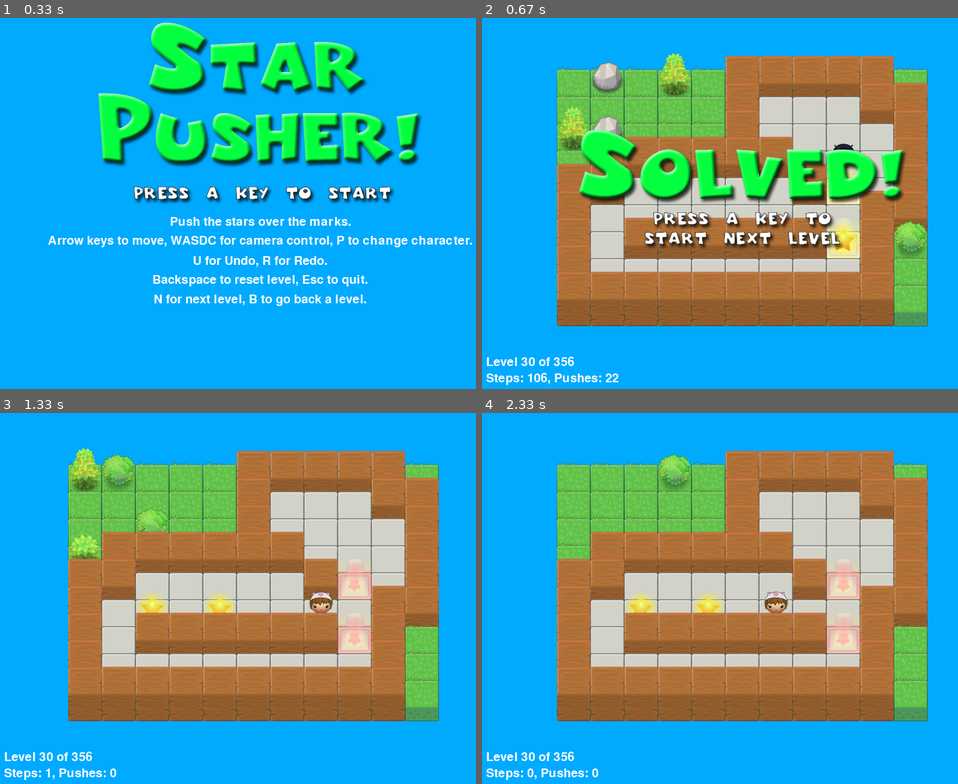
Above: before the commit, frames 1-4 (two rows, left to right).
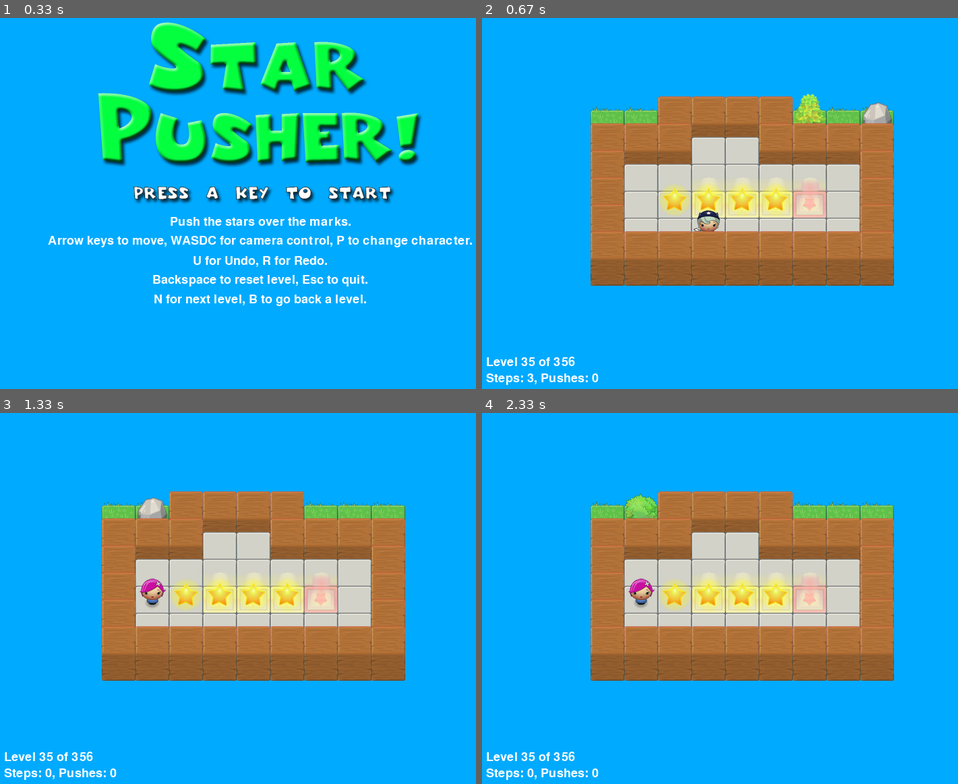
Above: after the commit, the same moments.

Repository: rm369/makinggames
Game: pygame game, started from starpusher.py
Same seed, same stepped clock (60 frames per second), same inputs: the game is played once before the commit and once after it.
Inputs (mouse positions are in pixels of both pictures, inside the frame that each line leads up to):
- Up to frame 1 (0.33 s): no input
- Up to frame 2 (0.67 s): click (743, 188) at 0.38 s
- Up to frame 3 (1.33 s): hold Backspace 0.67-1.13 s; hold Right 0.67-1.13 s; move the mouse to (128, 587) at 0.7 s; hold P from 1.17 s (still down); hold Right from 1.17 s (still down); hold D from 1.17 s (still down); move the mouse to (95, 524) at 1.2 s
- Up to frame 4 (2.33 s): release P at 1.63 s; release Right at 1.63 s; release D at 1.63 s; tap N at 1.67 s; hold Right from 2 s (still down); hold D from 2 s (still down); move the mouse to (938, 728) at 2.03 s; tap B at 2.15 s

Frame 1 is identical in both runs. In frame 2, 51% of the frame differs, in the area x 9-94%, y 9-99%; in frame 3, 48%; in frame 4, 47%.

Commit message:
- save all level states - state save file format changed to pickle

Diff:
--- a/starpusher.py
+++ b/starpusher.py
@@ -1,11 +1,12 @@
 # Star Pusher (a Sokoban clone), by Al Sweigart al@inventwithpython.com
 # (Pygame) A puzzle game where you push the stars over their goals.
 import heapq
+import pickle
 import random, sys, copy, os, pygame
 from pygame.locals import *
 import json
 
-GAMESTATEFILE = 'starPusherState.json'
+GAMESTATEFILE = 'starPusherState'
 FPS = 30  # frames per second to update the screen
 WINWIDTH = 800  # width of the program's window, in pixels
 WINHEIGHT = 600  # height in pixels
@@ -97,50 +98,64 @@
     # Read in the levels from the text file. See the readLevelsFile() for
     # details on the format of this file and how to make your own levels.
     levels = readLevelsFile('starPusherLevels.txt')
+    gameStates = {}
 
     # load game state
     try:
-        with open(GAMESTATEFILE) as f:
-            gameStateObj = json.load(f)
-        # fix tuples not supported by json
-        gameStateObj['player'] = tuple(gameStateObj['player'])
-        gameStateObj['stars'] = [tuple(xy) for xy in gameStateObj['stars']]
+        with open(f"{GAMESTATEFILE}.pickle", 'rb') as f:
+            gameStates = pickle.load(f)
     except:
-        # currentImage is the index of the player's current player image.
-        gameStateObj = initGameState(levels, 0, currentImage=1)
+        try:
+            with open(f"{GAMESTATEFILE}.json") as f:
+                gameStateObj = json.load(f)
+            # fix tuples not supported by json
+            gameStateObj['player'] = tuple(gameStateObj['player'])
+            gameStateObj['stars'] = [tuple(xy) for xy in gameStateObj['stars']]
+            gameStates['levelNum'] = gameStateObj.pop('levelNum')
+            gameStates['currentImage'] = gameStateObj.pop('currentImage')
+        except:
+            # currentImage is the index of the player's current player image.
+            gameStateObj = initGameState(levels, 0)
+            gameStates['levelNum'] = 0
+            gameStates['currentImage'] = 1
+        gameStates[gameStates['levelNum']] = gameStateObj
 
     # The main game loop. This loop runs a single level, when the user
     # finishes that level, the next/previous level is loaded.
     while True:  # main game loop
         # Run the level to actually start playing the game:
-        result = runLevel(levels, gameStateObj)
+        result = runLevel(levels, gameStates)
 
         if result in ('solved', 'next'):
             # Go to the next level.
             # If there are no more levels, go back to the first one.
-            gameStateObj['levelNum'] = (gameStateObj['levelNum'] + 1) % len(levels)
+            gameStates['levelNum'] = (gameStates['levelNum'] + 1) % len(levels)
         elif result == 'back':
             # Go to the previous level.
-            gameStateObj['levelNum'] = (gameStateObj['levelNum'] - 1) % len(levels)
+            gameStates['levelNum'] = (gameStates['levelNum'] - 1) % len(levels)
             # If there are no previous levels, go to the last one.
         elif result == 'reset':
-            pass  # Do nothing. Loop re-calls runLevel() to reset the level
+            gameStates[gameStates['levelNum']] = initGameState(levels, gameStates['levelNum'])
         elif result == 'quit':
             # save game state
-            json.dump(gameStateObj,
-                      open(GAMESTATEFILE, "w"),
+            json.dump(gameStates,
+                      open(f"{GAMESTATEFILE}_new.json", "w"),
                       indent=2)
+            with open(f"{GAMESTATEFILE}.pickle", 'wb') as f:
+                pickle.dump(gameStates, f, pickle.HIGHEST_PROTOCOL)
             terminate()
 
-        gameStateObj = initGameState(levels, gameStateObj['levelNum'],
-                                     gameStateObj['currentImage'])
-
-
-def runLevel(levels, gameStateObj):
-    levelObj = levels[gameStateObj['levelNum']]
+        if not gameStates['levelNum'] in gameStates:  # game state for this level already exists: use existing
+            gameStates[gameStates['levelNum']] = initGameState(levels, gameStates['levelNum'])
+
+
+def runLevel(levels, gameStates):
+    levelNum = gameStates['levelNum']
+    gameStateObj = gameStates[levelNum]
+    levelObj = levels[levelNum]
     mapObj = decorateMap(levelObj['mapObj'], levelObj['startState']['player'])
     mapNeedsRedraw = True  # set to True to call drawMap()
-    levelSurf = BASICFONT.render('Level %s of %s' % (gameStateObj['levelNum'] + 1, len(levels)), 1, TEXTCOLOR)
+    levelSurf = BASICFONT.render('Level %s of %s' % (levelNum + 1, len(levels)), 1, TEXTCOLOR)
     levelRect = levelSurf.get_rect()
     mapWidth, mapHeight = getMapSize(mapObj)
     MAX_CAM_Y_PAN = abs(HALF_WINHEIGHT - int(mapHeight / 2)) + TILEWIDTH
@@ -234,7 +249,7 @@
                     return 'reset'  # Reset the level.
                 elif event.key == K_p:
                     # Change the player image to the next one.
-                    gameStateObj['currentImage'] = (gameStateObj['currentImage'] + 1) % len(PLAYERIMAGES)
+                    gameStates['currentImage'] = (gameStates['currentImage'] + 1) % len(PLAYERIMAGES)
                     mapNeedsRedraw = True
 
         if not levelIsComplete:
@@ -264,7 +279,7 @@
         DISPLAYSURF.fill(BGCOLOR)
 
         if mapNeedsRedraw:
-            mapSurf = drawMap(mapObj, gameStateObj, levelObj['goals'], showPath)
+            mapSurf = drawMap(mapObj, gameStateObj, levelObj['goals'], showPath, gameStates['currentImage'])
             mapNeedsRedraw = False
 
         # Adjust mapSurf's Rect object based on the camera offset.
@@ -620,7 +635,7 @@
         floodFill(mapObj, x, y - 1, oldCharacter, newCharacter)  # call up
 
 
-def drawMap(mapObj, gameStateObj, goals, showPath):
+def drawMap(mapObj, gameStateObj, goals, showPath, currentImage):
     """Draws the map to a Surface object, including the player, stars,
      and an optional path. This function does not call pygame.display.update(),
      nor does it draw the "Level" and "Steps" text in the corner.
@@ -671,7 +686,7 @@
                 # Note: The value "currentImage" refers
                 # to a key in "PLAYERIMAGES" which has the
                 # specific player image we want to show.
-                mapSurf.blit(PLAYERIMAGES[gameStateObj['currentImage']], spaceRect)
+                mapSurf.blit(PLAYERIMAGES[currentImage], spaceRect)
 
     return mapSurf
 
@@ -685,14 +700,12 @@
     return True
 
 
-def initGameState(levels, currentLevelIndex, currentImage):
+def initGameState(levels, currentLevelIndex):
     """Initialize the game state at the start of a new level.
     Returns gameStateObj."""
     gameStateObj = copy.deepcopy(levels[currentLevelIndex]['startState'])
     gameStateObj['stepCounter'] = 0
     gameStateObj['pushCounter'] = 0
-    gameStateObj['levelNum'] = currentLevelIndex
-    gameStateObj['currentImage'] = currentImage
     gameStateObj['undoStack'] = []  # both list of move list of step list
     gameStateObj['redoStack'] = []
     return gameStateObj
Binary file added: starPusherState.pickle
